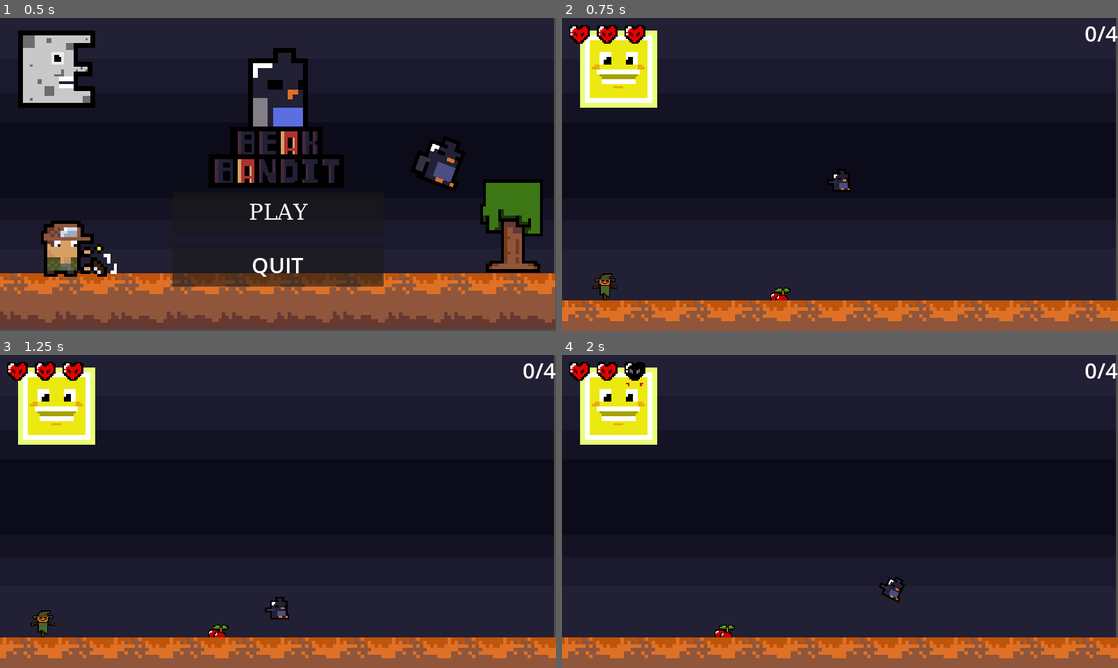
Above: before the commit, frames 1-4 (two rows, left to right).
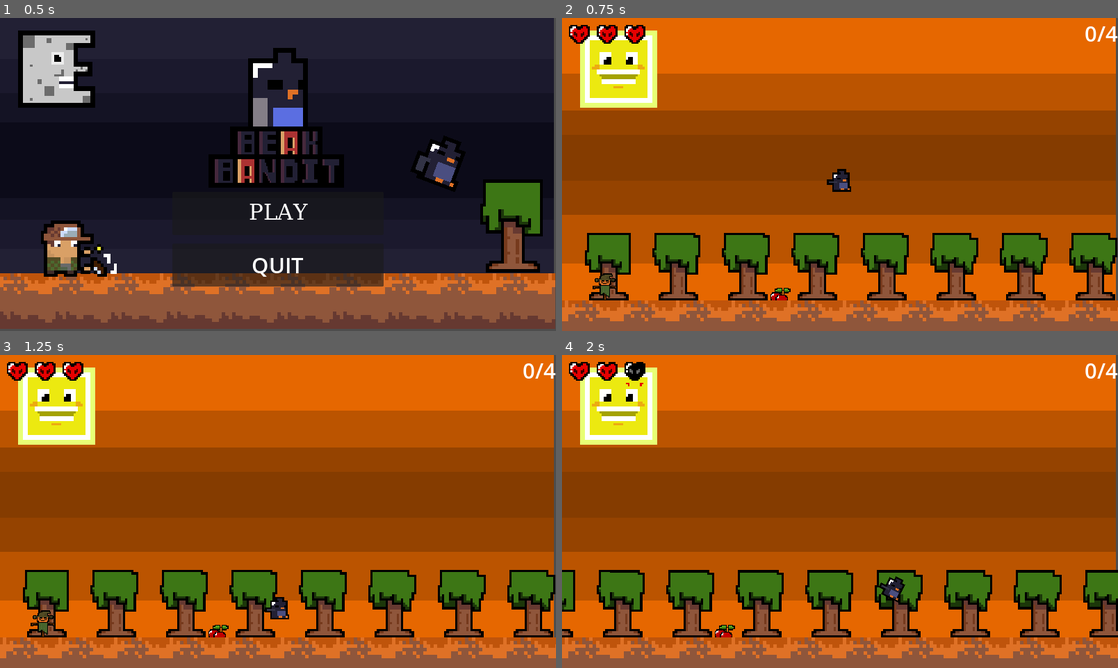
Above: after the commit, the same moments.

Repository: pochoco24/wild-jam-62
Game: Godot game, scene res://Scenes/ui_menu.tscn
Same seed, same stepped clock (60 frames per second), same inputs: the game is played once before the commit and once after it.
Inputs:
- Up to frame 1 (0.5 s): no input
- Up to frame 2 (0.75 s): click "PLAY" at 0.5 s
- Up to frame 3 (1.25 s): no input
- Up to frame 4 (2 s): hold D (right) from 1.28 s (still down); tap \ (test) at 1.35 s; tap W (flap) at 1.52, 1.82 s

Frame 1 is identical in both runs. In frame 2, 86% of the frame differs, in the area x 0-100%, y 0-91%; in frame 3, 86%; in frame 4, 86%.

Commit message:
More stuff BG

Diff:
--- a/Scenes/Game.tscn
+++ b/Scenes/Game.tscn
@@ -7,8 +7,10 @@
 [ext_resource type="Texture2D" uid="uid://b7t6rpvayrgi8" path="res://Images/Heart_Health.png" id="4_gcvt2"]
 [ext_resource type="Texture2D" uid="uid://cmjqedfqau1e2" path="res://Images/background_moon.png" id="5_qux2q"]
 [ext_resource type="Texture2D" uid="uid://c1370um21cfii" path="res://Images/background_sun.png" id="6_56r8a"]
+[ext_resource type="Texture2D" uid="uid://fywgnnvcwcyn" path="res://Images/background_day.png" id="6_xd66w"]
 [ext_resource type="PackedScene" uid="uid://duc7d07eldcv2" path="res://Scenes/Crop.tscn" id="7_4ppeg"]
 [ext_resource type="PackedScene" uid="uid://b0qnwokgbt1ft" path="res://Scenes/scarecrow.tscn" id="8_40vxb"]
+[ext_resource type="Texture2D" uid="uid://b4dy8b0f3radq" path="res://Images/background_tree.png" id="8_62yag"]
 [ext_resource type="Texture2D" uid="uid://lu8qckn7cug4" path="res://Images/background_floor2.png" id="8_t8cj2"]
 [ext_resource type="PackedScene" uid="uid://csqe6ncspknhp" path="res://Scenes/shoot_farmer.tscn" id="9_43ace"]
 
@@ -245,15 +247,15 @@
 autoplay = "gliding"
 
 [node name="PlayerCamera" type="Camera2D" parent="."]
+unique_name_in_owner = true
 position = Vector2(568, 298)
 script = ExtResource("4_07m37")
 
 [node name="BackgroundFollow" type="Node2D" parent="PlayerCamera"]
-z_index = -1
+z_index = -100
 position = Vector2(-640, -360)
-metadata/_edit_group_ = true
-
-[node name="bg" type="Sprite2D" parent="PlayerCamera/BackgroundFollow"]
+
+[node name="bg_night" type="Sprite2D" parent="PlayerCamera/BackgroundFollow"]
 position = Vector2(638, 358)
 scale = Vector2(9.96875, 5.59375)
 texture = ExtResource("4_7hqoo")
@@ -262,6 +264,11 @@
 position = Vector2(130, 118)
 scale = Vector2(5.54687, 5.54687)
 texture = ExtResource("5_qux2q")
+
+[node name="bg_day" type="Sprite2D" parent="PlayerCamera/BackgroundFollow"]
+position = Vector2(638, 358)
+scale = Vector2(9.96875, 5.59375)
+texture = ExtResource("6_xd66w")
 
 [node name="sun" type="Sprite2D" parent="PlayerCamera/BackgroundFollow"]
 position = Vector2(130, 118)
@@ -327,10 +334,15 @@
 
 [node name="Crop" parent="Crops" instance=ExtResource("7_4ppeg")]
 position = Vector2(434, 575)
-prop_texture = null
 
 [node name="Ground" type="StaticBody2D" parent="."]
 position = Vector2(549, 637)
+
+[node name="Trees" type="Sprite2D" parent="Ground"]
+z_index = -1
+position = Vector2(207, -129)
+scale = Vector2(5, 5)
+texture = ExtResource("8_62yag")
 
 [node name="Sprite2D7" type="Sprite2D" parent="Ground"]
 texture_repeat = 2
Not shown: 1 places in Scenes/Game.tscn that only renumber resources
